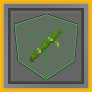
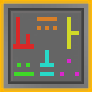
Layer changes from the first (92, 92) image to the second:
added layer "Layer 63" above "Hue/Saturation 9" over [13, 17, 34, 49]
added layer "Layer 64" above "Hue/Saturation 8" over [37, 17, 57, 30]
added layer "Layer 65" above "Hue/Saturation 7" over [67, 17, 79, 49]
added layer "Layer 66" above "Hue/Saturation 6" over [14, 63, 34, 76]
added layer "Layer 67" above "Hue/Saturation 5" over [40, 50, 54, 76]
added layer "Layer 62" above "Hue/Saturation 3" over [60, 59, 79, 76]
hid "Layer 59" over [14, 25, 77, 79]
hid "Layer 58" over [30, 30, 62, 62]
hid "Layer 57" over [14, 14, 78, 80]
